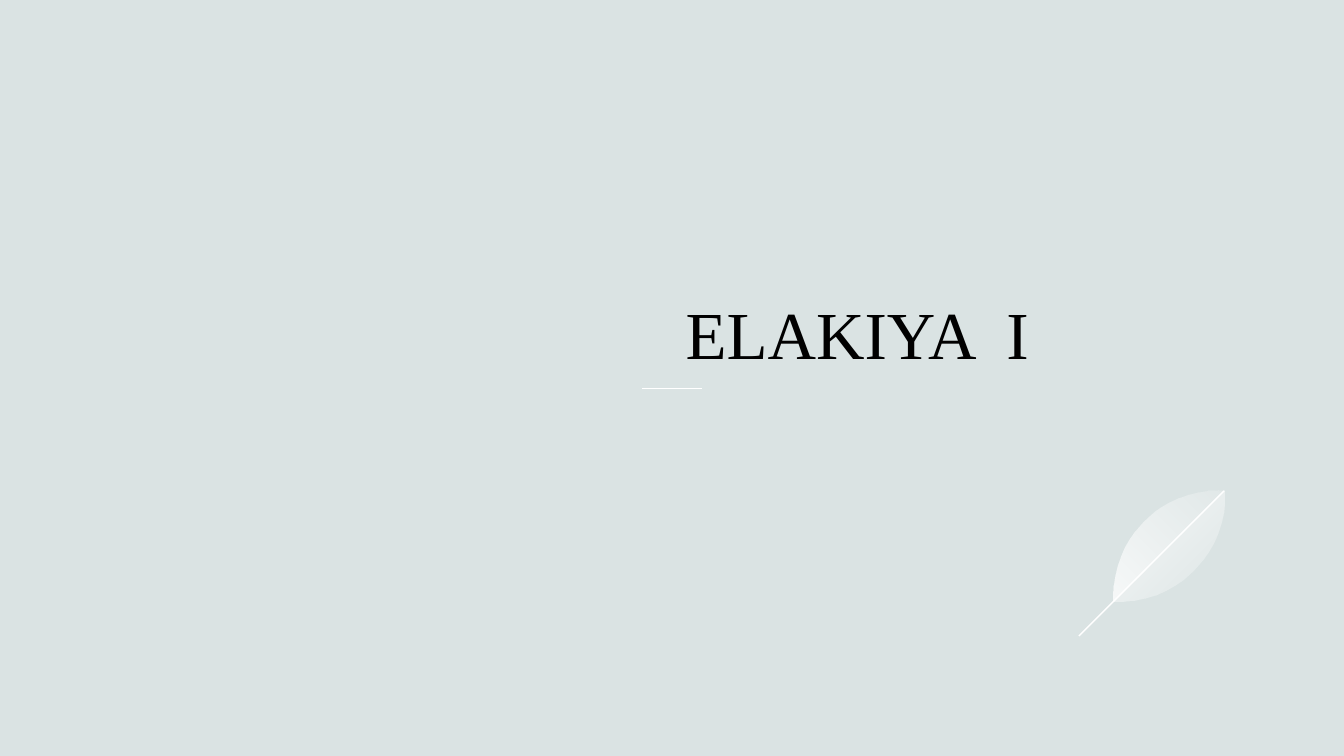
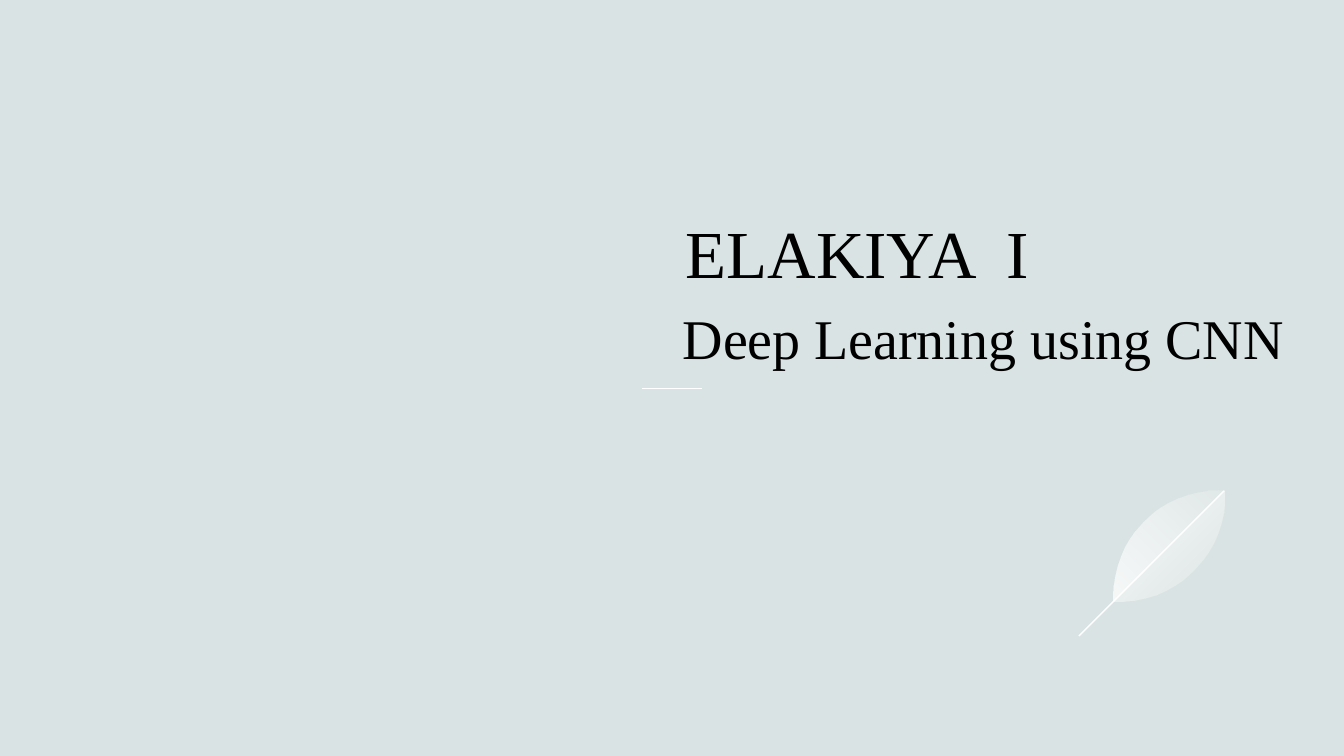
Before and after one commit to Elakiya23/NM-TNSDC, a slide deck: slide 1 of TRAFFIC-SIGN-RECOGNIZER.pptx. Drawn at 1344x756 pixels with LibreOffice and Linux fonts; fonts in the diff are those of the drawing. Boxes give left, top, right and bottom in pixels: in the first picture for what was removed or moved away, otherwise in the second. Text is boxed around its words. In the diff, an @@ line names an element or a change of style, - is before the commit and + after.

Commit message:
added

```diff
--- a/TRAFFIC-SIGN-RECOGNIZER.pptx
+++ b/TRAFFIC-SIGN-RECOGNIZER.pptx
@@ title at <box>683,233,1284,370</box>: text changed; size 48 to 40 pt @@
-ELAKIYA I
+ELAKIYA I
+Deep Learning using CNN
```
